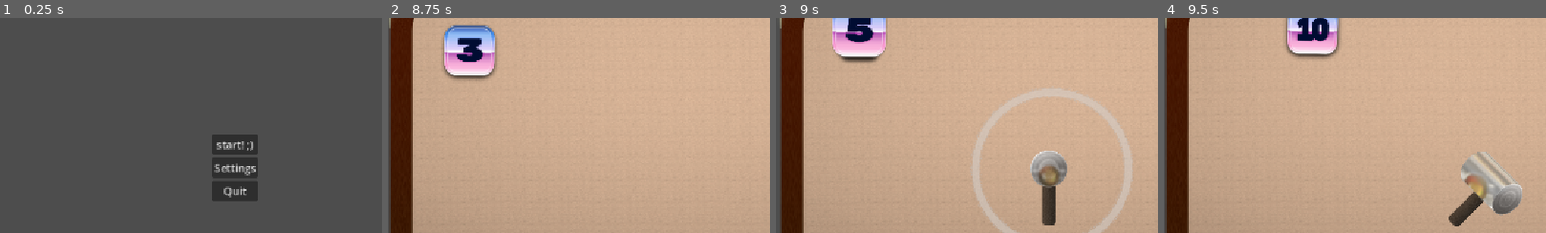
Above: before the commit, frames 1-4 (left to right).
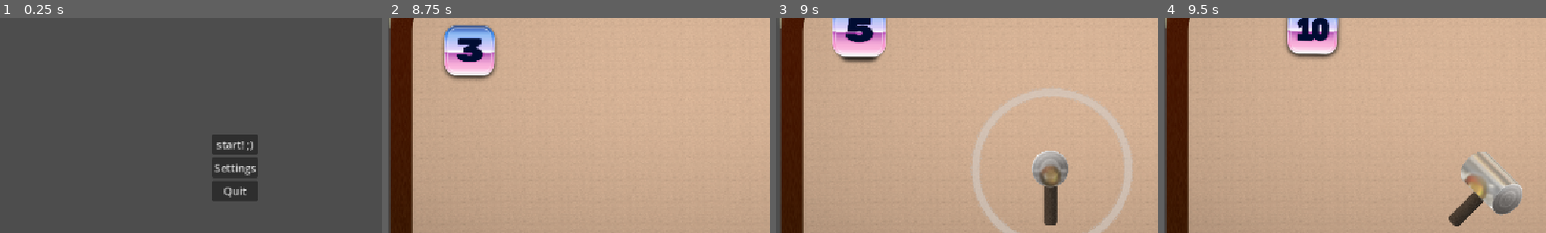
Above: after the commit, the same moments.

Repository: vhoyer/ludum_dare_60
Game: Godot game, scene res://stages/main_menu/main_menu.tscn
Same seed, same stepped clock (60 frames per second), same inputs: the game is played once before the commit and once after it.
Inputs (mouse positions are % of the whole screen's width and height, from its top left):
- Up to frame 1 (0.25 s): no input
- Up to frame 2 (8.75 s): click "start! ,)" at 0.5 s; move the mouse to (72, 45) at 1.27 s; hold Right (ui_right) 1.28-2 s; tap K at 1.35, 2.85, 3.6, 4.35, 5.85, 7.35 s; click (72, 45) at 1.42 s; click "roll" at 2 s; move the mouse to (30, 55) at 2.77 s; hold Down (ui_down) 2.78-3.53 s; move the mouse to (60, 28) at 3.52 s; hold Right (ui_right) 3.53-4.28 s; move the mouse to (45, 70) at 4.27 s; hold Up (ui_up) 4.28-5 s; click (45, 70) at 4.42 s; click "Hit Table" at 5 s; move the mouse to (80, 65) at 5.77 s; hold Left (ui_left) 5.78-6.5 s; click "Hammer" at 6.5 s; move the mouse to (20, 35) at 7.27 s; hold Left (ui_left) 7.28-8 s; click "End Turn" at 8 s
- Up to frame 3 (9 s): move the mouse to (55, 50) at 8.77 s; hold Down (ui_down) from 8.78 s (still down); tap K at 8.85 s; click (55, 50) at 8.92 s
- Up to frame 4 (9.5 s): keep holding Down (ui_down)
The pictures show only the part of the screen within x 19-69%, y 15-65%; the shares and areas given below are measured in that part.

Frames 1-2 are identical in both runs. In frame 3, 0.6% of the frame differs, in the area x 66-77%, y 61-97%; in frame 4, nothing differs.

Commit message:
🔧 Tweak hammer cursor position

Diff:
--- a/components/game_cursor/cursors/hammer.tres
+++ b/components/game_cursor/cursors/hammer.tres
@@ -9,7 +9,7 @@
 _normal = ExtResource("1_t5x37")
 _normal_offset = Vector2(0, -37)
 _pressed = ExtResource("2_qnb4u")
-_pressed_offset = Vector2(-43, -37)
+_pressed_offset = Vector2(-40, -37)
 _pressed_sound = 5
 _pressed_effect = "impact"
 metadata/_custom_type_script = "uid://ea62rs5o56wh"
